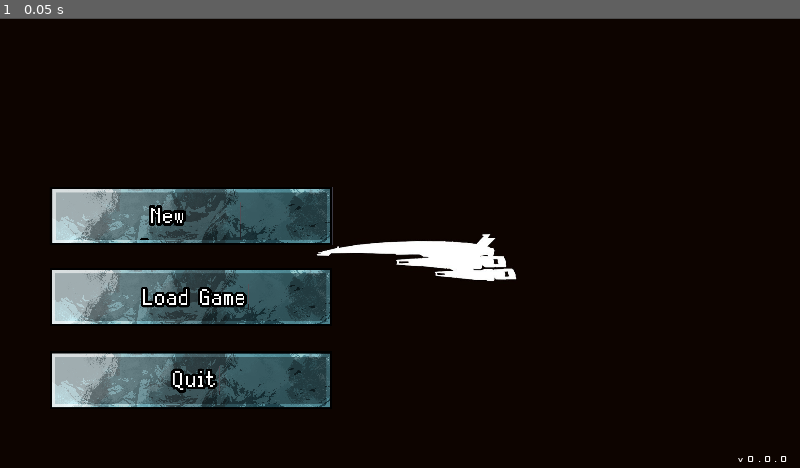
Above: before the commit, frame 1.
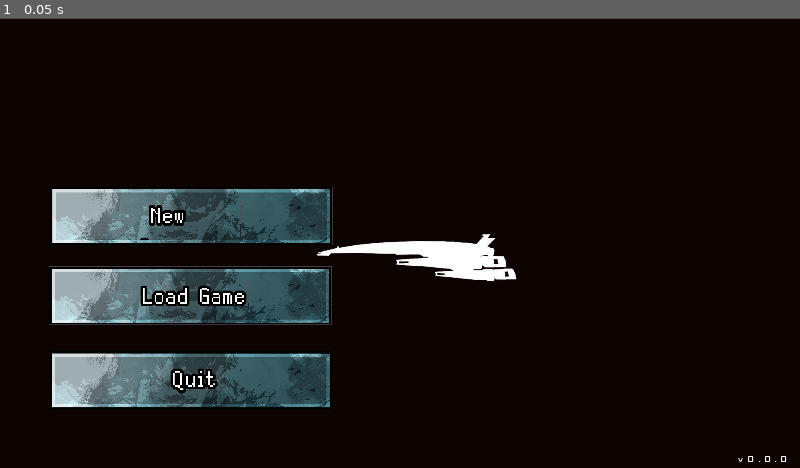
Above: after the commit, the same moment.

Repository: JCachada/gamedevsandbox
Game: Godot game, scene res://MainMenu.tscn
Same seed, same stepped clock (60 frames per second), same inputs: the game is played once before the commit and once after it. Sound files missing from this copy of the repository are replaced by a short silence.
Inputs:
- Up to frame 1 (0.05 s): no input

The runs differ from the first frame. In frame 1, 1.1% of the frame differs, in the area x 6-42%, y 55-69%.

Commit message:
Refs #1: makes LoadGame richtextlabel into a button.

Diff:
--- a/MainMenu.tscn
+++ b/MainMenu.tscn
@@ -69,13 +69,13 @@
 "_edit_lock_": true
 }
 
-[node name="Load Game" type="TextureRect" parent="."]
-margin_left = 120.0
-margin_top = 600.0
-margin_right = 2374.0
-margin_bottom = 1062.0
+[node name="Load Game" type="Button" parent="."]
+margin_left = 116.676
+margin_top = 595.889
+margin_right = 2382.68
+margin_bottom = 1063.89
 rect_scale = Vector2( 0.3, 0.3 )
-texture = ExtResource( 2 )
+icon = ExtResource( 2 )
 __meta__ = {
 "_edit_lock_": true
 }
